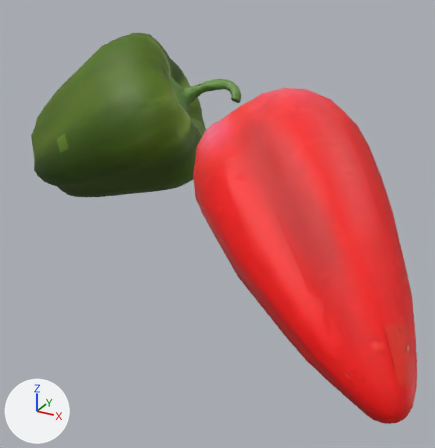
Before and after pictures for a commit that changed the glTF model docs/city/models/objects/imp-vegetables-2.glb.
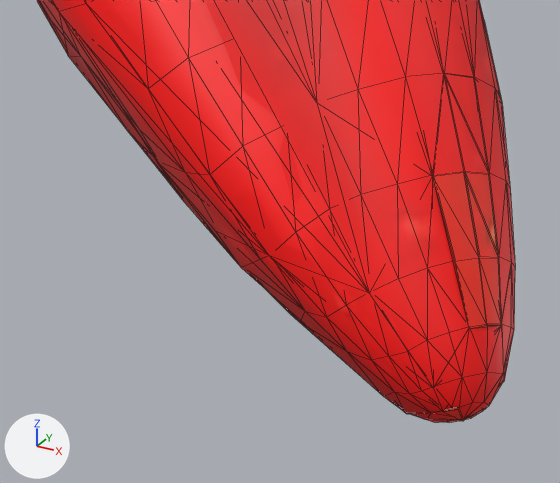
The first picture shows the older version from a 50 mm camera at (0.114, -0.185, 0.106) aimed at (0.014, -0.004, 0.016). The close-ups show the older and then the newer version on the part from 48% to 100% of the width and 57% to 100% of the height of that picture. Only the edits that show in the close-ups are written down. Every picture has the same lights, and +X, +Y and +Z are marked at lower left. The close-ups show mesh edges as thin lines. Where no turn or scale is listed for an object, it has been applied to the vertices.
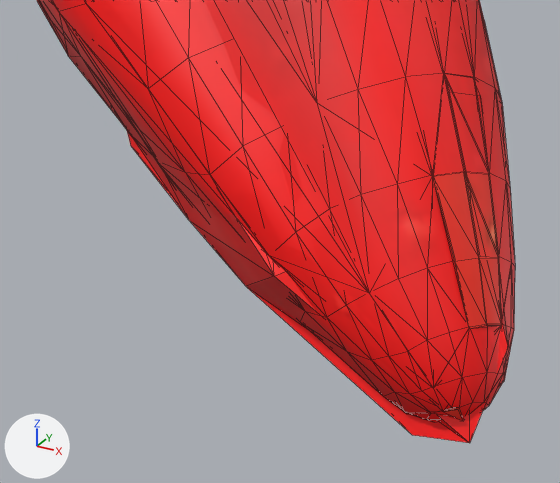
Boxes [x1, y1, x2, y2] around the edits, measured in the close-ups (560 x 483 px):
'Object_3.002', added: after [127, 88, 509, 443]

The change in detail:
Mesh me_object_1_002 is new.
It has 36 vertices, 65 faces and spans x -0.0385..0.0385, y -0.0351..0.0351, z -0.0322..0.0322.
It uses material mat_sketchuv_texture1 (picture img_image_1).
Object 'Object_3.002' (ob_object_3_002) is new; it shows me_object_1_002.
Its location is (0.0615, -0.0402, 0.039).
